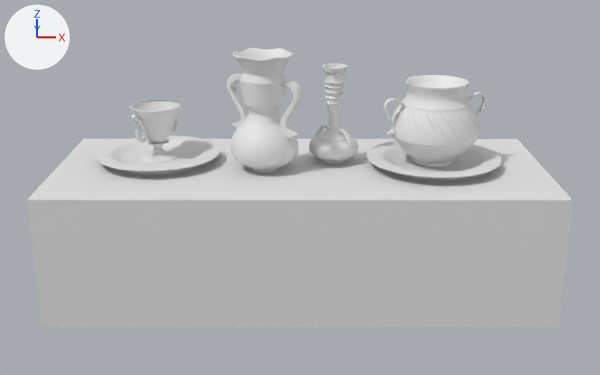
Renders of the Blender file bodegon0.2.blend from each side of a commit.
One viewpoint serves both versions: a 50 mm camera at (0.53, -11.38, 3.57) aimed at (0.5, -0.08, -0.3). Lighting does not change. The marker at upper left points along +X, +Y and +Z.

Before the edit, the objects in view are built like this:
```python
ob_beziercurve = bpy.data.objects.new('BezierCurve', me_mesh_001)
ob_beziercurve.location = (0.99, 0.25, 0.0)
ob_beziercurve.rotation_euler = (0.0, 0.0, -0.811)  # degrees (0, 0, -46)
ob_beziercurve.scale = (0.414, 0.414, 0.414)
ob_beziercurve_001 = bpy.data.objects.new('BezierCurve.001', me_mesh_002)
ob_beziercurve_001.location = (2.4, 0.0, 0.07)
ob_beziercurve_001.rotation_euler = (0.0, 0.0, 0.294)  # degrees (0, 0, 17)
ob_beziercurve_001.scale = (1.35, 1.35, 1.35)
ob_beziercurve_002 = bpy.data.objects.new('BezierCurve.002', me_mesh_003)
ob_beziercurve_002.location = (-1.55, 0.23, 0.04)
ob_beziercurve_002.rotation_euler = (0.0, 0.0, 0.815)  # degrees (0, 0, 47)
ob_beziercurve_002.scale = (1.42, 1.42, 1.42)
ob_beziercurve_003 = bpy.data.objects.new('BezierCurve.003', me_mesh)
ob_beziercurve_003.location = (-1.55, 0.22, 0.04)
ob_beziercurve_003.scale = (0.399, 0.399, 0.235)
ob_beziercurve_004 = bpy.data.objects.new('BezierCurve.004', me_mesh_006)
ob_beziercurve_004.location = (2.4, 0.0, 0.04)
ob_beziercurve_004.scale = (0.421, 0.421, 0.235)
ob_beziercurve_005 = bpy.data.objects.new('BezierCurve.005', me_mesh_005)
ob_beziercurve_005.location = (0.01, -0.12, -0.01)
ob_beziercurve_005.rotation_euler = (0.0, 0.0, -0.602)  # degrees (0, 0, -34)
ob_beziercurve_005.scale = (0.46, 0.46, 0.46)
ob_beziercurve_006 = bpy.data.objects.new('BezierCurve.006', me_beziercurve_001)
ob_beziercurve_006.location = (-0.05, -0.08, -0.01)
ob_beziercurve_006.rotation_euler = (0.0, 0.0, -0.602)  # degrees (0, 0, -34)
ob_beziercurve_007 = bpy.data.objects.new('BezierCurve.007', me_beziercurve_002)
ob_beziercurve_007.location = (-1.56, 0.22, 0.04)
ob_beziercurve_007.rotation_euler = (0.0, 0.0, 0.815)  # degrees (0, 0, 47)
ob_beziercurve_007.scale = (0.519, 0.519, 0.519)
ob_plane = bpy.data.objects.new('Plane', me_plane)
ob_plane.location = (0.5, 0.0, 0.0)
ob_plane.scale = (3.46, 1.44, 1.0)
# also in view: 'BezierCurve.009' at (2.4, 0.0, 0.77)
```
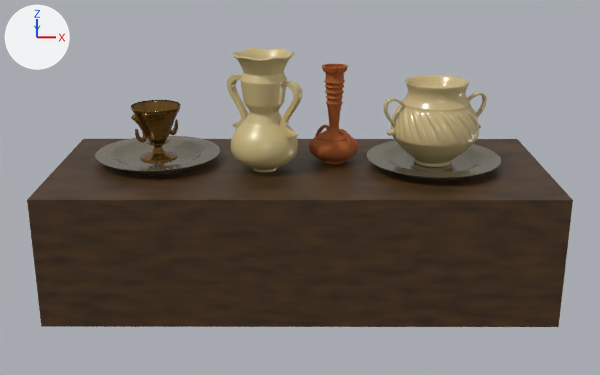
Changed parts and their boxes [x1, y1, x2, y2] in the pictures (600 x 375 px):
'Plane', recoloured (grey to brown): [27, 139, 573, 327] in both
'BezierCurve.001', recoloured (white to beige): [391, 75, 479, 167] in both
'BezierCurve.005', recoloured (white to beige): [231, 48, 298, 172] in both
'BezierCurve.003', recoloured (white to grey): [95, 135, 220, 175] in both
'BezierCurve.004', recoloured: [367, 141, 501, 181] in both
'BezierCurve', recoloured (grey to brown): [309, 64, 359, 164] in both
'BezierCurve.002', recoloured (grey to brown): [131, 100, 181, 163] in both
'BezierCurve.006', recoloured (grey to yellow): [227, 74, 303, 139] in both
'BezierCurve.009', recoloured (grey to yellow): [384, 92, 487, 136] in both
'BezierCurve.007', recoloured (grey to brown): [131, 109, 180, 143] in both
'BezierCurve.008', recoloured: [315, 125, 353, 147] in both

The change, as a list of edits to the scene's bpy script:
```text
Add mat_jarron3:
    mat_jarron3 = principled_material('jarron3')
    mat_jarron3.base_color = (0.565, 0.445, 0.212)  # beige #c6b27f
    mat_jarron3.roughness = 0.249
    mat_jarron3.specular_ior_level = 0.733
Add mat_jarron_2:
    mat_jarron_2 = principled_material('jarron 2')
    mat_jarron_2.base_color = (0.381, 0.0999, 0.0242)  # brown #a6592b
    mat_jarron_2.roughness = 0.885
    mat_jarron_2.specular_ior_level = 0.362
Add mat_copa:
    mat_copa = principled_material('copa')
    mat_copa.base_color = (0.212, 0.102, 0.0168)  # brown #7f5a23
    mat_copa.metallic = 0.727
    mat_copa.roughness = 0.144
    mat_copa.specular_ior_level = 0.86
Add mat_jarron:
    mat_jarron = principled_material('jarron')
    mat_jarron.base_color = (0.591, 0.474, 0.212)  # yellow #cab77f
    mat_jarron.roughness = 0.351
    mat_jarron.specular_ior_level = 0.795
Add mat_plato:
    mat_plato = principled_material('plato')
    mat_plato.base_color = (0.269, 0.234, 0.166)  # brown #8e8571
    mat_plato.metallic = 0.731
    mat_plato.roughness = 0.151
    mat_plato.specular_ior_level = 0.845
Add mat_mesa:
    mat_mesa = bpy.data.materials.new('mesa')
    # nodes: BsdfPrincipled, OutputMaterial, TexNoise, ValToRGB
    # colours: black #231107, brown #503615
Change me_mesh:
    where me_mesh.from_pydata(...)  # 242 vertices, 252 faces; spans x -2.35..2.35, y -2.35..2.35, z -0.18..0.44
    add me_mesh.materials.append(mat_plato)  # brown #8e8571
Change me_plane:
    where me_plane.from_pydata(...)  # 6 vertices, 2 faces; spans x -1.0..1.0, y -1.0..1.0, z -1.8..0.0
    add me_plane.materials.append(mat_mesa)
Change me_mesh_006:
    where me_mesh_006.from_pydata(...)  # 242 vertices, 252 faces; spans x -2.35..2.35, y -2.35..2.35, z -0.18..0.44
    add me_mesh_006.materials.append(mat_plato)  # brown #8e8571
Change me_mesh_005:
    where me_mesh_005.from_pydata(...)  # 628 vertices, 636 faces, 2 loose edges; spans x -1.09..1.09, y -1.09..1.09, z 0.0..3.66
    add me_mesh_005.materials.append(mat_jarron)  # yellow #cab77f
Change me_beziercurve_001:
    where me_beziercurve_001.from_pydata(...)  # 372 vertices, 344 faces; spans x -0.597..0.719, y -0.071..0.071, z 0.518..1.373
    add me_beziercurve_001.materials.append(mat_jarron)  # yellow #cab77f
Change me_mesh_003:
    where me_mesh_003.from_pydata(...)  # 217 vertices, 212 faces; spans x -0.287..0.287, y -0.287..0.287, z 0.012..0.558
    add me_mesh_003.materials.append(mat_copa)  # brown #7f5a23
Change me_beziercurve_002:
    where me_beziercurve_002.from_pydata(...)  # 150 vertices, 148 faces; spans x 0.336..0.837, y -0.083..0.083, z 0.516..1.405
    add me_beziercurve_002.materials.append(mat_copa)  # brown #7f5a23
Change me_mesh_001:
    where me_mesh_001.from_pydata(...)  # 465 vertices, 461 faces; spans x -0.98..0.98, y -0.98..0.98, z 0.0..3.37
    add me_mesh_001.materials.append(mat_jarron_2)  # brown #a6592b
Change me_mesh_002:
    where me_mesh_002.from_pydata(...)  # 744 vertices, 742 faces; spans x -0.462..0.463, y -0.461..0.461, z 0.0..0.866
    add me_mesh_002.materials.append(mat_jarron3)  # beige #c6b27f
```
